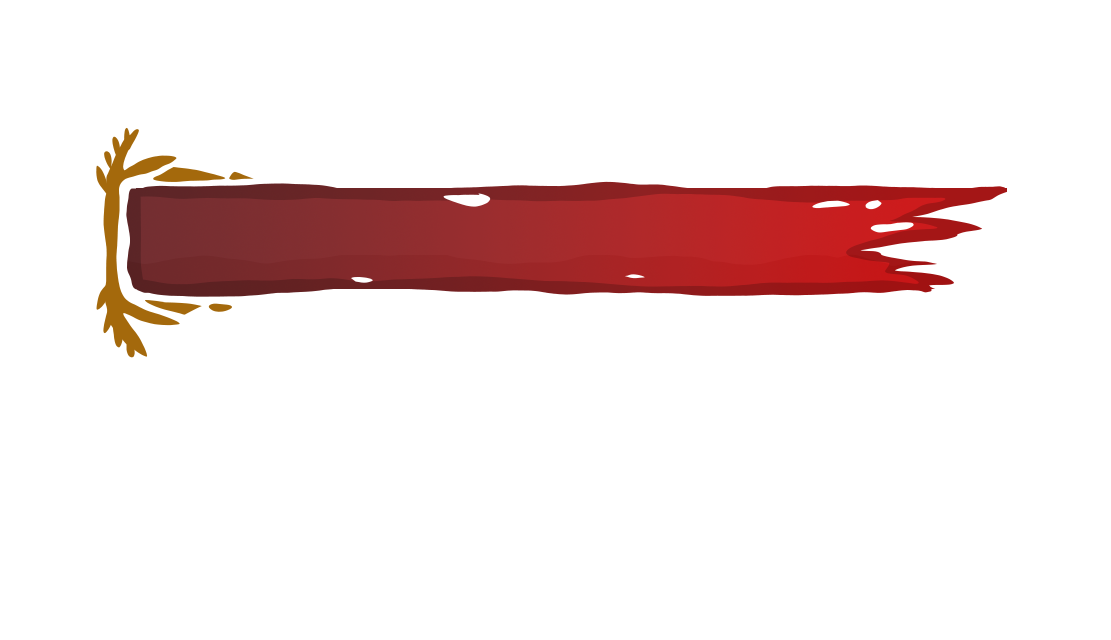
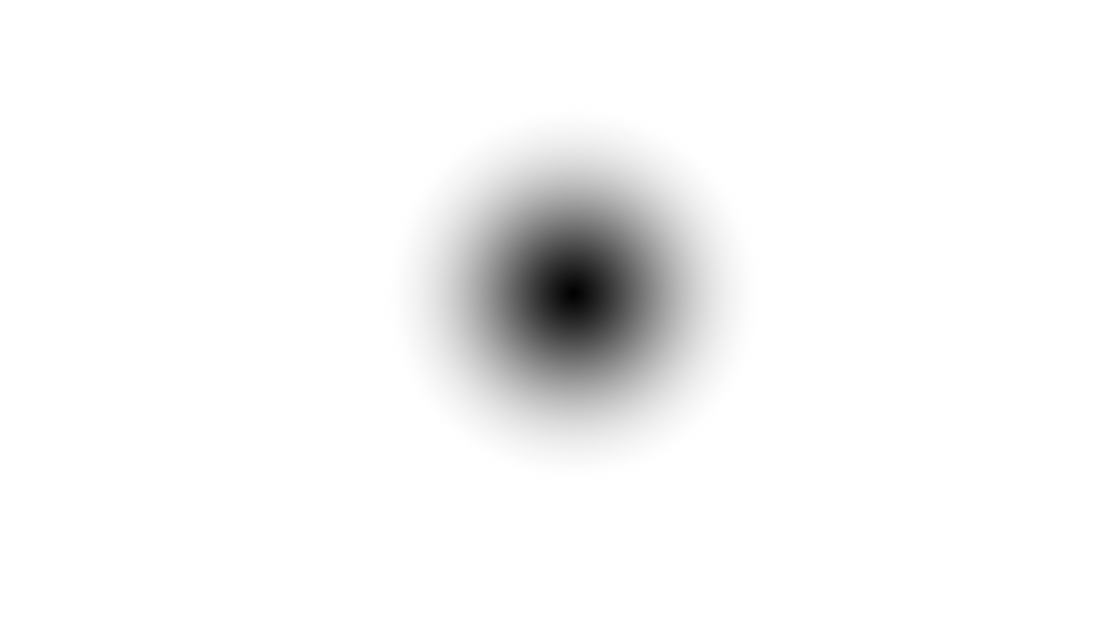
Before/after of a w=1111, h=640 layered artwork. What changed in the layer stack:
added layer "Layer 5" above "HP bar" over (381, 115, 765, 472)
moved "Layer 4" into group "HP bar" over (96, 127, 254, 358)
moved "Layer 2" into group "HP bar" over (96, 115, 1007, 403)
moved "Layer 1" into group "HP bar" over (126, 132, 1007, 336)
moved "Layer 3" into group "HP bar" over (103, 254, 954, 394)
moved "HP bar" (2nd of 2, in "HP bar") into group "HP bar" over (126, 181, 1007, 297)
hid "Background" over (96, 115, 1007, 472)
